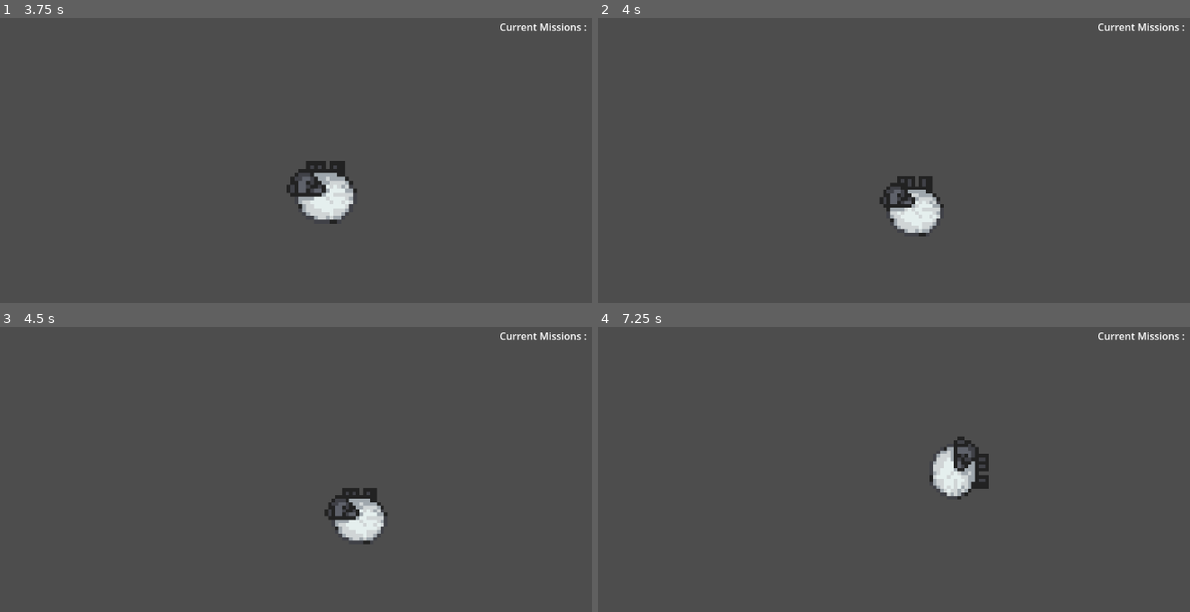
Above: before the commit, frames 1-4 (two rows, left to right).
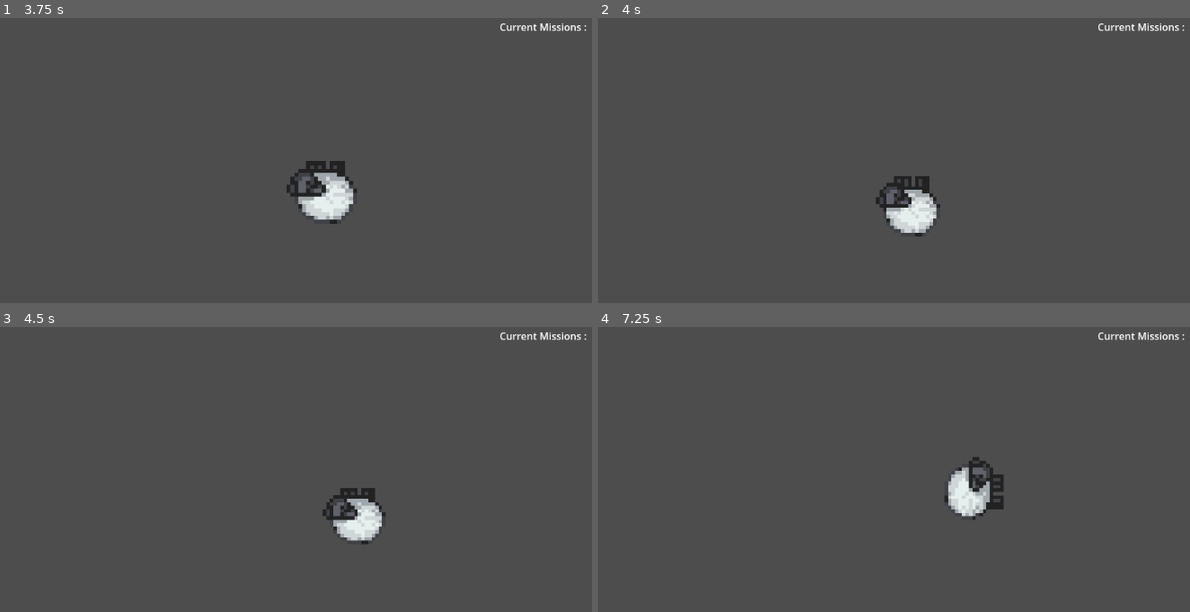
Above: after the commit, the same moments.

Repository: OzanKutlar/SecretSantaJamGame
Game: Godot game, scene res://GameScene.tscn
Two runs of this game, one before a commit and one after it. Both use one fixed random seed, a clock stepped at 60 frames per second and the inputs below.
Inputs:
- Up to frame 1 (3.75 s): hold D (move_right) 0.53-1.28 s; tap E (interact) every 0.75 s from 0.6 to 3.6 s; tap Space (jump) at 0.77, 1.52, 3.02 s; hold S (move_down) 1.28-2.03 s; hold D (move_right) 2.03-2.78 s; hold W (move_up) 2.78-3.53 s; hold A (move_left) from 3.53 s (still down)
- Up to frame 2 (4 s): keep holding A (move_left); tap Space (jump) at 3.77 s
- Up to frame 3 (4.5 s): keep holding A (move_left); tap E (interact) at 4.35 s
- Up to frame 4 (7.25 s): tap Space (jump) at 4.52, 6.02, 6.77 s; release A (move_left) at 5.03 s; hold S (move_down) 5.03-5.78 s; tap E (interact) at 5.1, 5.85, 6.6 s; hold D (move_right) 5.78-6.53 s; hold W (move_up) from 6.53 s (still down)

Frame 1 is identical in both runs. In frame 2, 0.9% of the frame differs, in the area x 46-59%, y 55-77%; in frame 3, 0.4%; in frame 4, 1.9%, in the area x 55-69%, y 38-68%.

Commit message:
Added stuff

Diff:
--- a/GameScene.tscn
+++ b/GameScene.tscn
@@ -8,6 +8,7 @@
 [ext_resource type="Texture2D" uid="uid://dnew6id15su5v" path="res://Resources/Sprites/OtterIdle.png" id="6_atrtq"]
 [ext_resource type="PackedScene" uid="uid://6ahjebk1oibc" path="res://Objects/CollectAbleItem/CollectAble.tscn" id="7_84mto"]
 [ext_resource type="PackedScene" uid="uid://b8lt625hjh8ji" path="res://Objects/Speech Window/Window.tscn" id="8_81nbj"]
+[ext_resource type="Script" path="res://Objects/ParkourObject/parkour.gd" id="9_46r4b"]
 [ext_resource type="PackedScene" uid="uid://cjoauehfg5hku" path="res://Objects/ParkourObject/Parkour.tscn" id="9_lwhie"]
 
 [sub_resource type="AtlasTexture" id="AtlasTexture_ghjm1"]
@@ -104,7 +105,7 @@
 position = Vector2(-1.99998, 274)
 scale = Vector2(0.160001, 0.160001)
 
-[node name="MissionBox" parent="Camera2D" instance=ExtResource("3_yiyuy")]
+[node name="MissionBox" parent="Camera2D" node_paths=PackedStringArray("player") instance=ExtResource("3_yiyuy")]
 offset_left = 155.0
 offset_top = -321.0
 offset_right = 498.0
@@ -114,6 +115,7 @@
 
 
 "
+player = NodePath("../../Player")
 
 [node name="Npc" parent="." instance=ExtResource("2_lw1mj")]
 position = Vector2(-221, 164)
@@ -164,7 +166,26 @@
 scale = Vector2(5.95197, 5.95197)
 itemID = 1
 
-[node name="Parkour" parent="." node_paths=PackedStringArray("player") instance=ExtResource("9_lwhie")]
+[node name="ParkourContainer" type="Node2D" parent="." node_paths=PackedStringArray("player")]
+script = ExtResource("9_46r4b")
+player = NodePath("../Player")
+
+[node name="Parkour" parent="ParkourContainer" instance=ExtResource("9_lwhie")]
 position = Vector2(760, 105)
 scale = Vector2(10.56, 10.56)
-player = NodePath("../Player")
+
+[node name="Parkour2" parent="ParkourContainer" instance=ExtResource("9_lwhie")]
+position = Vector2(1192, 105)
+scale = Vector2(10.56, 10.56)
+
+[node name="Parkour3" parent="ParkourContainer" instance=ExtResource("9_lwhie")]
+position = Vector2(1148, -263)
+scale = Vector2(10.56, 10.56)
+
+[node name="Parkour4" parent="ParkourContainer" instance=ExtResource("9_lwhie")]
+position = Vector2(1268, 457)
+scale = Vector2(10.56, 10.56)
+
+[node name="Parkour5" parent="ParkourContainer" instance=ExtResource("9_lwhie")]
+position = Vector2(1680, -265)
+scale = Vector2(10.56, 10.56)
--- a/Objects/Mission/MissionBox.tscn
+++ b/Objects/Mission/MissionBox.tscn
@@ -8,6 +8,7 @@
 anchor_bottom = 0.316
 offset_right = 4.504
 offset_bottom = 5.23199
+bbcode_enabled = true
 text = "Current Missions :
 1 - Collect Fruits for Smokey the bear
 2 - Jump over fences for the sloth
--- a/Objects/Mission/MissionController.gd
+++ b/Objects/Mission/MissionController.gd
@@ -1,6 +1,7 @@
 extends RichTextLabel
 
 var mission_controller := []
+var previous_text = "";
 @export var player: CharacterBody2D
 
 func add_mission(name, item_id, amount, given_by, reward := 1, reward_amount := 10) -> int:
@@ -67,6 +68,7 @@
 func update_mission_display() -> void:
 	var mission_text = "[b]Current Missions:[/b]\n"  # Add a bold header
 
+	# Build the current mission text
 	for i in range(mission_controller.size()):
 		var mission = mission_controller[i]
 		if mission["Mission State"] == 1:  # Display active missions
@@ -74,4 +76,33 @@
 		elif mission["Mission State"] == 2:  # Display completed missions
 			mission_text += str(i + 1) + " - " + mission["Mission Name"] + " [Completed]\n"
 
-	self.text = mission_text  # Set the text property directly
+	# Only highlight differences if previous_text exists
+	if previous_text != "":
+		# Find the longest length to avoid accessing out-of-bounds indices
+		var min_length = min(mission_text.length(), previous_text.length())
+		var diff_start = 0
+		var diff_end = 0
+
+		# Find where the text starts differing
+		for i in range(min_length):
+			if mission_text[i] != previous_text[i]:
+				diff_start = i
+				break
+
+		# Find where the text ends differing
+		for i in range(min_length, mission_text.length()):
+			if(i == mission_text.length() or i == previous_text.length()):
+				break
+			if mission_text[i] != previous_text[i]:
+				diff_end = i
+				break
+
+		# If a difference was found, highlight it in orange
+		if diff_start != diff_end:
+			previous_text = mission_text
+			var pre_diff = mission_text.substr(0, diff_start)
+			var diff_part = mission_text.substr(diff_start, diff_end - diff_start)
+			var post_diff = mission_text.substr(diff_end, mission_text.length() - diff_end)
+			mission_text = pre_diff + "[color=black]" + diff_part + "[/color]" + post_diff
+
+	self.text = mission_text
--- a/Objects/ParkourObject/Parkour.tscn
+++ b/Objects/ParkourObject/Parkour.tscn
@@ -1,12 +1,9 @@
-[gd_scene load_steps=3 format=3 uid="uid://cjoauehfg5hku"]
-
-[ext_resource type="Script" path="res://Objects/ParkourObject/parkour.gd" id="1_458q3"]
+[gd_scene load_steps=2 format=3 uid="uid://cjoauehfg5hku"]
 
 [sub_resource type="RectangleShape2D" id="RectangleShape2D_d1xnc"]
 size = Vector2(2.25, 20)
 
 [node name="Parkour" type="StaticBody2D"]
-script = ExtResource("1_458q3")
 
 [node name="CollisionShape2D" type="CollisionShape2D" parent="."]
 position = Vector2(-12, 0)
--- a/Objects/ParkourObject/parkour.gd
+++ b/Objects/ParkourObject/parkour.gd
@@ -1,15 +1,38 @@
-extends StaticBody2D
+extends Node2D
 
-# Variable to reference the player
+# Directly expose a reference to the player node
 @export var player : Node
 
+# Array to store all CollisionShape2D nodes
+var colliders : Array = []
+
+# Called when the node enters the scene tree for the first time
+func _ready() -> void:
+	# Optionally, you could check if player is assigned
+	if player == null:
+		print("Warning: Player node not assigned!")
+
+	# Gather all the CollisionShape2D nodes from the StaticBody2D nodes
+	collect_colliders()
+
+# Function to collect all CollisionShape2D nodes into the colliders array
+func collect_colliders() -> void:
+	# Clear the array to avoid duplicates
+	colliders.clear()
+
+	# Iterate through all StaticBody2D nodes in this Node2D's children
+	for static_body in get_children():
+		if static_body is StaticBody2D:
+			# Add all CollisionShape2D nodes from each StaticBody2D to the array
+			for collider in static_body.get_children():
+				if collider is CollisionShape2D:
+					colliders.append(collider)
 
 # Called every frame. 'delta' is the elapsed time since the previous frame.
 func _process(delta: float) -> void:
 	# Check if player.sizeProgress is >= 0.2
 	var disable_colliders = player.sizeProgress >= 0.2
 
-	# Iterate through all the CollisionShape2D nodes inside the StaticBody2D
-	for collider in get_children():
-		if collider is CollisionShape2D:
-			collider.disabled = disable_colliders
+	# Cycle through the pre-collected colliders and disable them
+	for collider in colliders:
+		collider.disabled = disable_colliders
--- a/Objects/Player/Player.gd
+++ b/Objects/Player/Player.gd
@@ -13,6 +13,7 @@
 var stopped_time = 0
 @export var camera: Camera2D = null
 @export var mission_controller: RichTextLabel
+@export var talkBox: Node2D
 var initial_position = Vector2.ZERO
 
 @onready var animated_sprite = $AnimatedSprite2D
@@ -51,7 +52,6 @@
 	if(talkTo == null):
 		return;
 	talkTo.interact_with_npc(self)
-	print("NPC Talked with Value : " + talkTo.getDialogue())
 
 
 
--- a/Objects/Player/Player.tscn
+++ b/Objects/Player/Player.tscn
@@ -156,7 +156,7 @@
 
 [sub_resource type="CapsuleShape2D" id="CapsuleShape2D_ehxtn"]
 radius = 7.0
-height = 32.0
+height = 18.0
 
 [node name="Player" type="CharacterBody2D"]
 script = ExtResource("1_27nus")
@@ -165,7 +165,7 @@
 sprite_frames = SubResource("SpriteFrames_hurxa")
 animation = &"run"
 autoplay = "idle"
-frame_progress = 0.299655
+frame_progress = 0.488364
 
 [node name="CollisionShape2D" type="CollisionShape2D" parent="."]
 rotation = 1.5708
Not shown: 1 places in GameScene.tscn that only renumber resources
